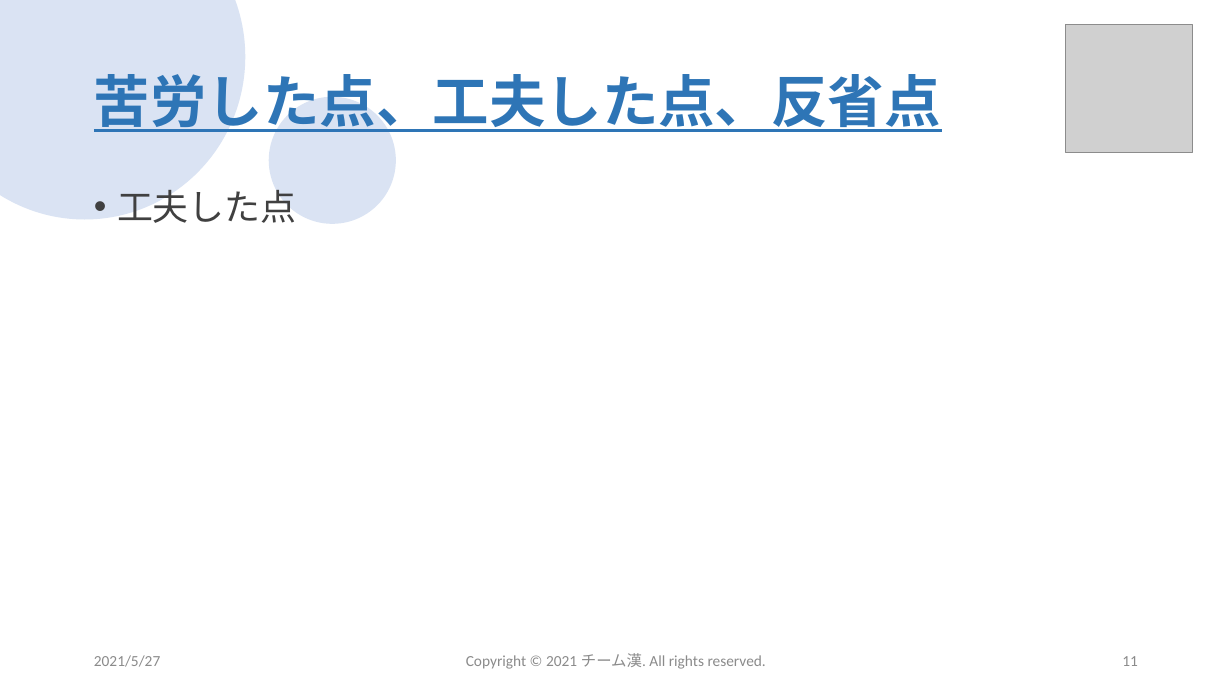
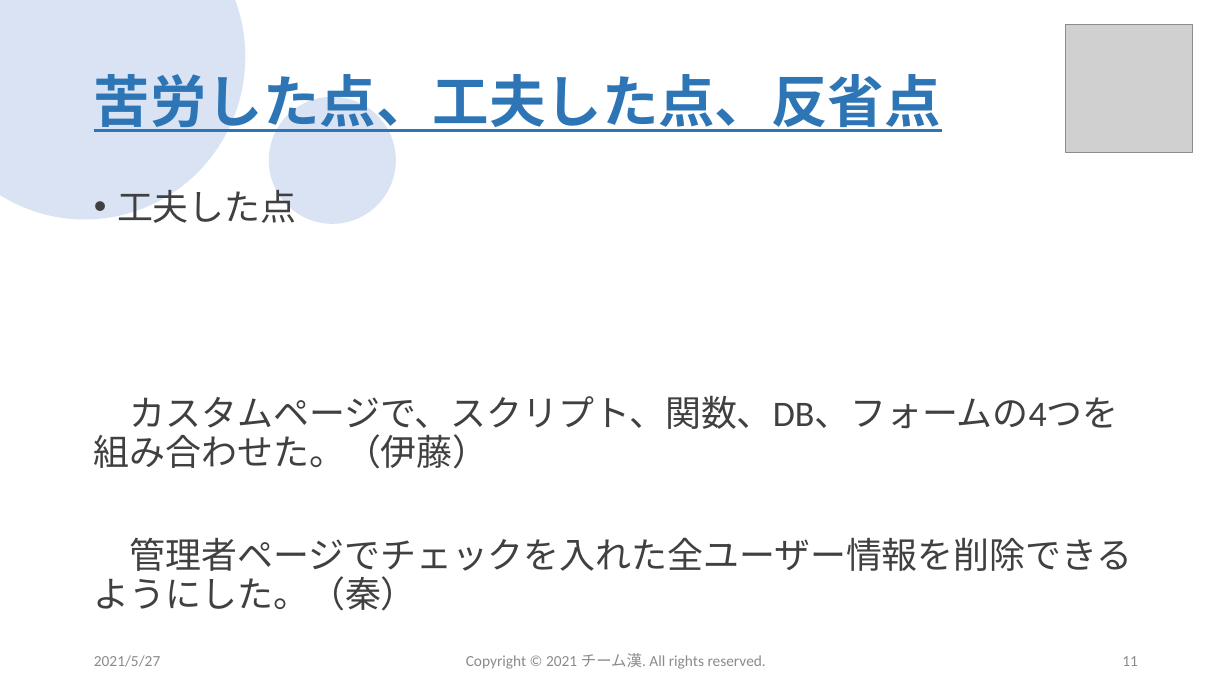
Before and after one commit to sss-sr2021/GUYS, a slide deck: slide 11 of 提出物/チーム漢_成果発表会プレゼン資料.pptx. Drawn at 1232x693 pixels with LibreOffice and Linux fonts; fonts in the diff are those of the drawing; grey boxes stand for pictures; background and template pictures are left out. Boxes give left, top, right and bottom in pixels: in the first picture for what was removed or moved away, otherwise in the second. Text is boxed around its words. In the diff, an @@ line names an element or a change of style, - is before the commit and + after.

```diff
--- a/提出物/チーム漢_成果発表会プレゼン資料.pptx
+++ b/提出物/チーム漢_成果発表会プレゼン資料.pptx
@@ text at (94,395,1133,611): paragraphs added @@
+カスタムページで、スクリプト、関数、DB、フォームの4つを組み合わせた。（伊藤）
+管理者ページでチェックを入れた全ユーザー情報を削除できるようにした。（秦）
```
Also in this commit, not shown: 3 other slides changed.
